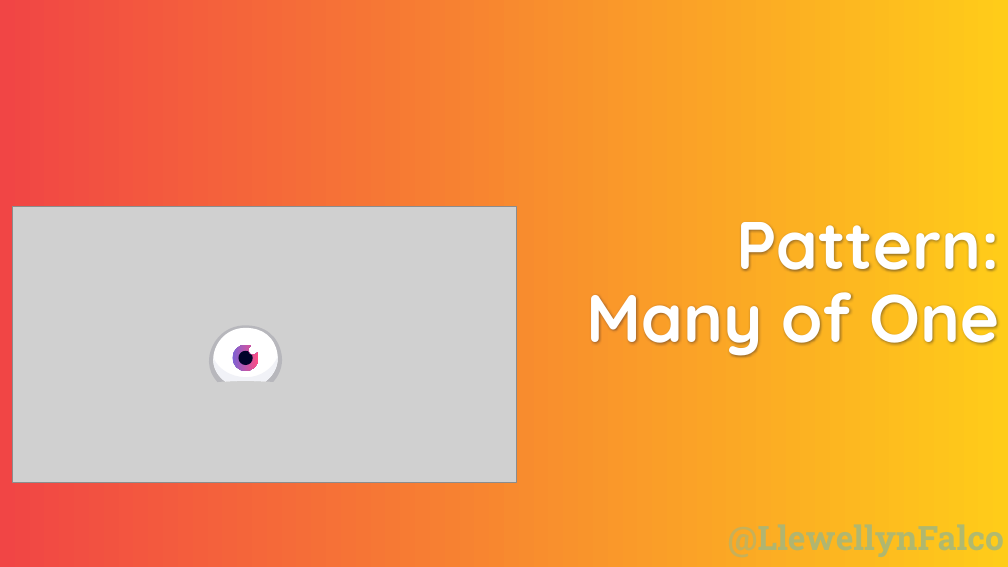
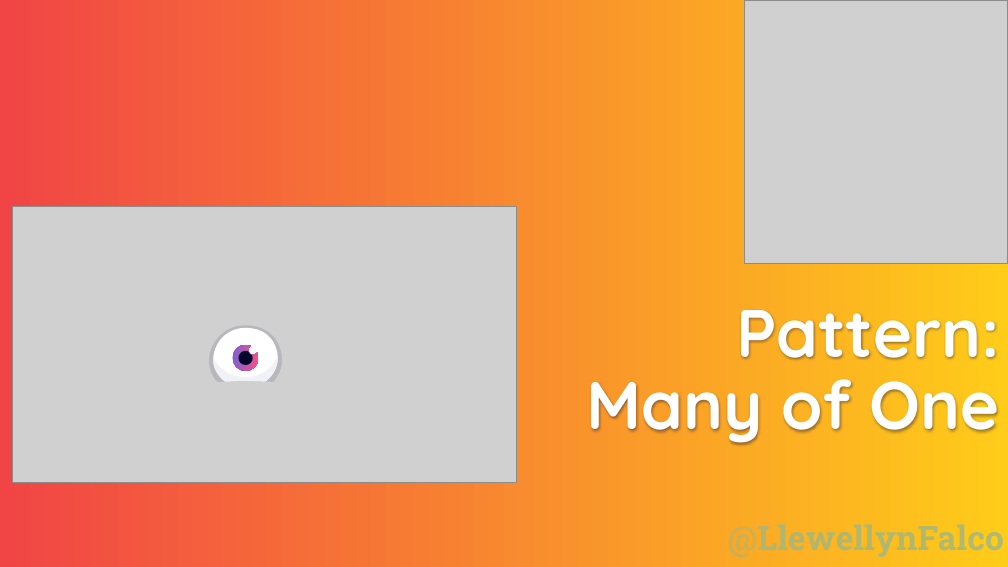
Before and after one commit to LearnWithLlew/ManyOfOne.slides, a slide deck: slide 1 of Patterns-ManyOfOne.pptx. Drawn at 1008x567 pixels with LibreOffice and Linux fonts; fonts in the diff are those of the drawing; grey boxes stand for pictures; background and template pictures are left out. Boxes give left, top, right and bottom in pixels: in the first picture for what was removed or moved away, otherwise in the second. Text is boxed around its words. In the diff, an @@ line names an element or a change of style, - is before the commit and + after.

```diff
--- a/Patterns-ManyOfOne.pptx
+++ b/Patterns-ManyOfOne.pptx
@@ picture added at <box>745,0,1008,263</box> @@
@@ title "Pattern: Many of One": place and size @@
-title "Pattern: Many of One" at <box>587,222,1000,357</box>
+title "Pattern: Many of One" at <box>587,310,1000,445</box>
```
Also in this commit, not shown: 4 other slides changed, 2 slides added.
